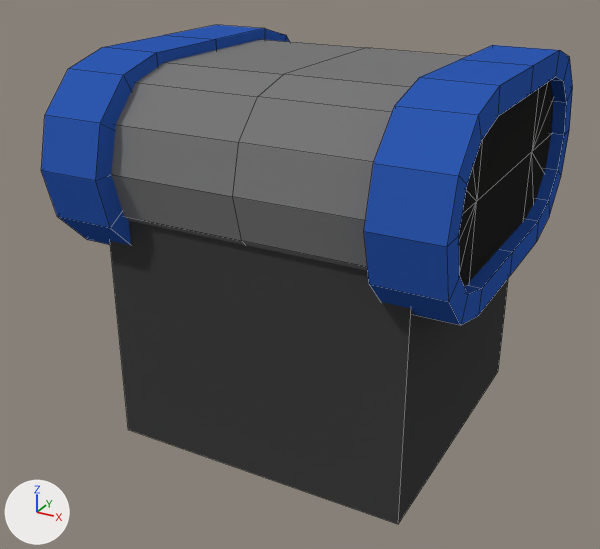
A saved change to the Blender file Assets/Prefabs/ConvPrefab.blend.
Rendered twice from a 50 mm lens placed at (1.89, -3.73, 2.62), pointed at (-0.09, -0.14, 0.83). The axes (+X, +Y, +Z) are drawn at lower left. The lights are the same throughout. Mesh edges are drawn as thin lines.

In view in the first picture: 'Body', 'CentOnlyTape', 'CentrOnlySide'.
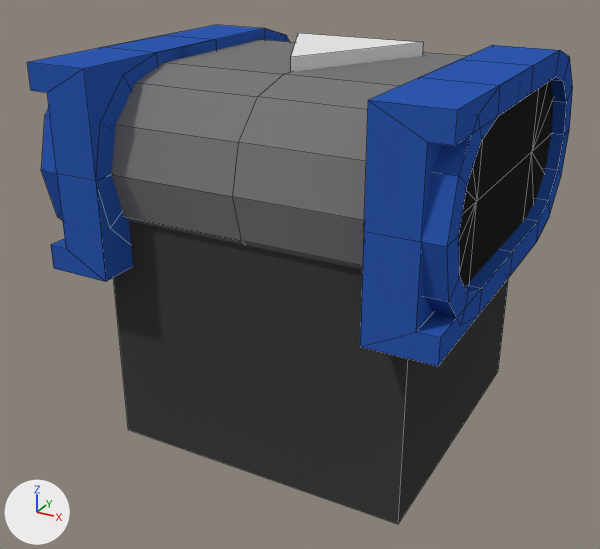
Boxes [x1, y1, x2, y2] around the edits, measured in the pictures (600 x 549 px):
```json
{"object": "FrontSide", "change": "shown", "after": [27, 45, 559, 366]}
{"object": "Arrow", "change": "added", "after": [291, 33, 424, 72]}
{"object": "CentrOnlySide", "change": "unchanged, covered by the edit", "before": [41, 25, 573, 325], "after": [41, 25, 573, 318]}
```

Edits to the scene script, one JSON object a line:
```json
{"op": "add", "block": "mat_arrow", "code": ["mat_arrow = diffuse_material('Arrow')", "mat_arrow.base_color = (0.8, 0.8, 0.8)  # white #e7e7e7"]}
{"op": "add", "block": "me_cylinder_000", "code": ["me_cylinder_000 = bpy.data.meshes.new('Cylinder.000')", "me_cylinder_000.from_pydata([(-0.68, 3.833, -0.257), (0.76, 3.833, 0.0), (-0.68, 3.833, 0.257), (-0.68, 4.025, -0.257), (0.76, 4.025, 0.0), (-0.68, 4.025, 0.257)], [], [(2, 0, 1), (5, 4, 3), (1, 0, 3, 4), (0, 2, 5, 3), (2, 1, 4, 5)])", "me_cylinder_000.materials.append(mat_arrow)  # white #e7e7e7"]}
{"op": "remove", "block": "ob_frontside", "code": "ob_frontside.hide_viewport = True"}
{"op": "add", "block": "ob_arrow", "code": ["ob_arrow = bpy.data.objects.new('Arrow', me_cylinder_000)", "ob_arrow.parent = ob_body", "ob_arrow.matrix_parent_inverse = Matrix(((0.0, -2.0, 0.0, 0.0), (0.0, 0.0, 2.0, 0.0), (-1.0, 0.0, 0.0, 0.0), (0.0, 0.0, 0.0, 1.0)))", "ob_arrow.location = (0.0, 0.0, 0.0)", "ob_arrow.rotation_euler = (1.571, 0.0, -1.571)  # degrees (90, 0, -90)", "ob_arrow.scale = (0.5, 0.5, 1.4)"]}
```
